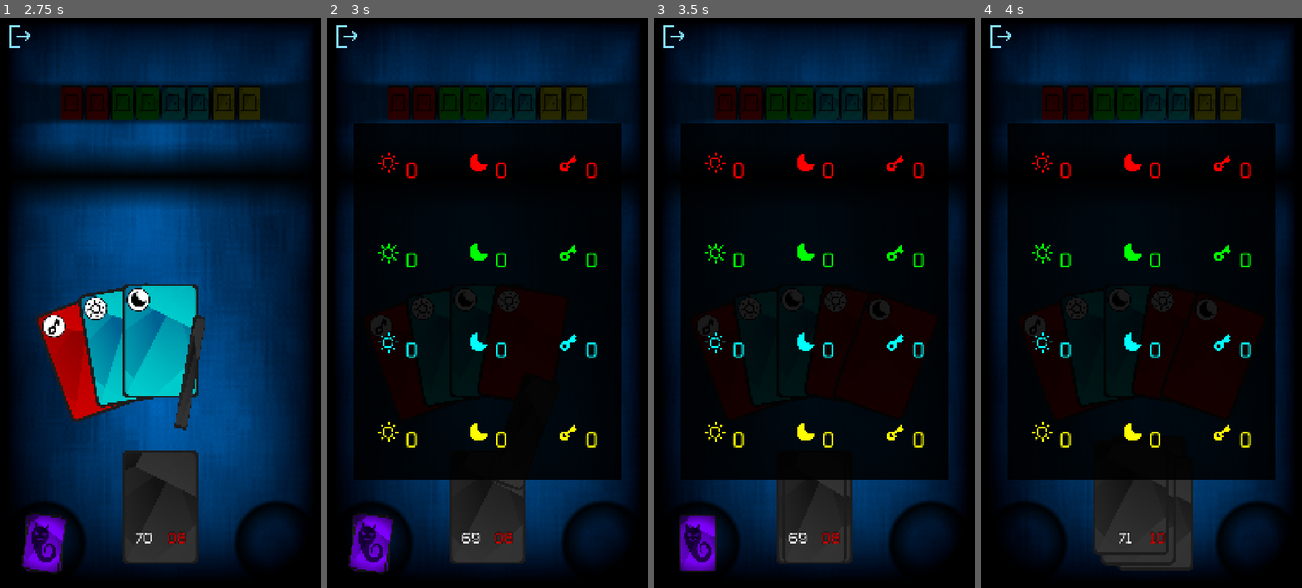
Above: before the commit, frames 1-4 (left to right).
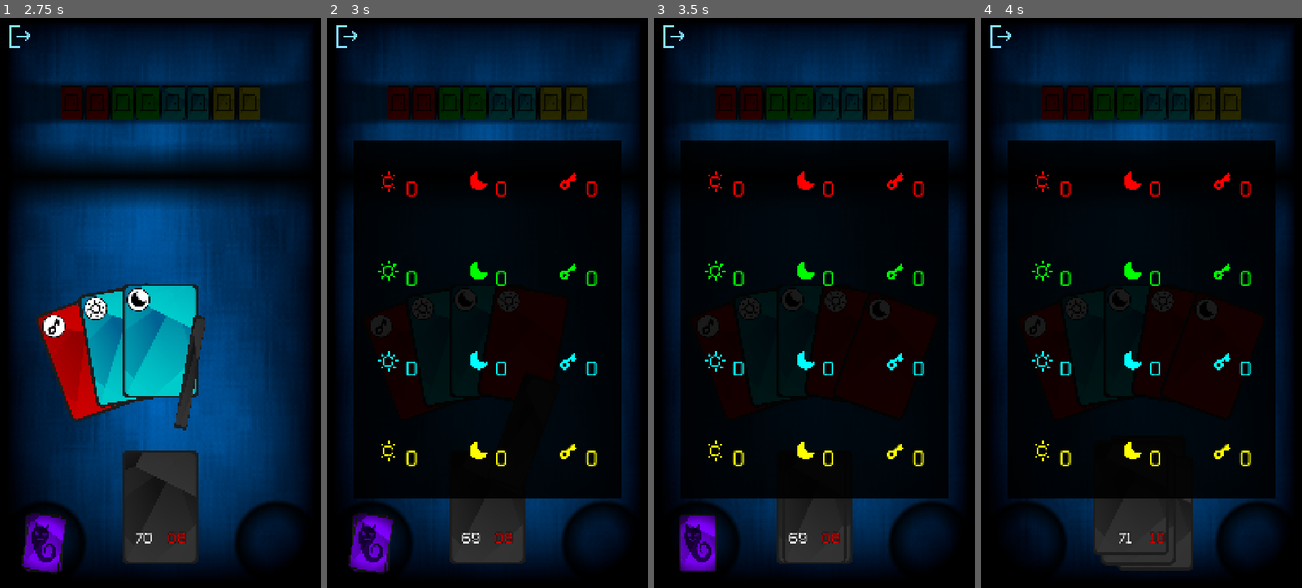
Above: after the commit, the same moments.

Repository: marcopar/Onirica
Game: Godot game, scene res://scenes/main_menu/main_menu.tscn
The game is run twice, just before and just after one commit, with the same random seed, the same clock (stepped at 60 frames per second) and the same inputs.
Inputs (mouse positions are in pixels of both pictures, inside the frame that each line leads up to):
- Up to frame 1 (2.75 s): click "NEW GAME" at 0.5 s; tap Enter at 1.25 s; drag from (160, 508) to (160, 177) at 1.27 s; drag from (160, 177) to (160, 508) at 2.02 s
- Up to frame 2 (3 s): move the mouse to (603, 542) at 2.77 s; click (603, 542) at 2.92 s
- Up to frame 3 (3.5 s): no input
- Up to frame 4 (4 s): drag from (1025, 542) to (1141, 177) at 3.52 s

Frame 1 is identical in both runs. In frame 2, 8.0% of the frame differs, in the area x 8-92%, y 18-85%; in frame 3, 8.0%; in frame 4, 8.0%.

Commit message:
Fix gui winlose panel positio, lose with 5 doors prophecy

Diff:
--- a/project/scenes/main/main.gd
+++ b/project/scenes/main/main.gd
@@ -15,12 +15,12 @@
 @onready var open_door_panel: OpenDoorPanel = $OpenDoorPanel
 @onready var card_presentation_marker: Marker2D = $CardPresentationMarker
 @onready var prophecy_panel: ProphecyPanel = $ProphecyPanel
-@onready var exit_button: TextureButton = $MenuBar/MarginContainer/ExitButton
-@onready var discard_panel_container: Control = $DiscardPanelContainer
-@onready var discard_panel: DiscardPanel = $DiscardPanelContainer/DiscardPanel
-@onready var win_lose_panel_container: Control = $WinLosePanelContainer
-@onready var win_panel: Control = $WinLosePanelContainer/WinPanel
-@onready var lose_panel: Control = $WinLosePanelContainer/LosePanel
+@onready var exit_button: TextureButton = $GUI/VBoxContainer/MenuBar/ExitButton
+@onready var discard_panel_container: Control = $GUI/VBoxContainer/MainArea/DiscardPanelContainer
+@onready var discard_panel: DiscardPanel = $GUI/VBoxContainer/MainArea/DiscardPanelContainer/DiscardPanel
+@onready var win_lose_panel_container: Control = $GUI/VBoxContainer/MainArea/WinLosePanelContainer
+@onready var win_panel: Control = $GUI/VBoxContainer/MainArea/WinLosePanelContainer/WinPanel
+@onready var lose_panel: Control = $GUI/VBoxContainer/MainArea/WinLosePanelContainer/LosePanel
 
 const CARD = preload("uid://fib6nrvub15n")
 
@@ -68,6 +68,7 @@
 			continue
 		while GameManager.hand[hand_position] == null:
 			if GameManager.deck_model.get_number_of_cards() == 0:
+				show_lose_panel()
 				return null
 			var card_model: CardModel = GameManager.deck_model.get_next_card()
 			card = create_card(card_model, card_container, deck.position, Card.FULL_SIZE, true, Constants.DRAGGING_BASE_Z)
@@ -176,9 +177,16 @@
 
 func open_prophecy_panel() -> void:
 	set_hand_freezed(true)
-	var first_5_cards: Array[CardModel] =  GameManager.deck_model.deck.slice(0, 5)
+	var first_5_cards: Array[CardModel] =  GameManager.deck_model.deck.slice(0, min(5,  GameManager.deck_model.get_number_of_cards()))
 	prophecy_panel.card_models = first_5_cards
 	prophecy_panel.set_panel_enabled(true)
+	var all_doors: bool = true
+	for card_model in first_5_cards:
+		if card_model.type != CardManager.CARD_TYPE.DOOR:
+			all_doors = false
+			break
+	if all_doors:
+		show_lose_panel()
 
 func card_added_to_limbo(card: Card) -> void:
 	GameManager.card_added_to_limbo(card)
--- a/project/scenes/main/main.tscn
+++ b/project/scenes/main/main.tscn
@@ -121,28 +121,31 @@
 z_index = 199
 position = Vector2(-3, 1179)
 
-[node name="MenuBar" type="Control" parent="."]
+[node name="GUI" type="Control" parent="."]
+custom_minimum_size = Vector2(1080, 1920)
 layout_mode = 3
-anchors_preset = 10
-anchor_right = 1.0
+anchors_preset = 0
 offset_right = 1080.0
 offset_bottom = 1920.0
-grow_horizontal = 2
-size_flags_horizontal = 3
 mouse_filter = 2
 
-[node name="MarginContainer" type="MarginContainer" parent="MenuBar"]
-layout_mode = 1
-anchors_preset = 10
+[node name="VBoxContainer" type="VBoxContainer" parent="GUI"]
+layout_mode = 1
+anchors_preset = 15
 anchor_right = 1.0
-offset_bottom = 120.0
-grow_horizontal = 2
+anchor_bottom = 1.0
+grow_horizontal = 2
+grow_vertical = 2
+mouse_filter = 2
+
+[node name="MenuBar" type="MarginContainer" parent="GUI/VBoxContainer"]
+layout_mode = 2
 theme_override_constants/margin_left = 20
 theme_override_constants/margin_top = 20
 theme_override_constants/margin_right = 20
 theme_override_constants/margin_bottom = 0
 
-[node name="ExitButton" type="TextureButton" parent="MenuBar/MarginContainer"]
+[node name="ExitButton" type="TextureButton" parent="GUI/VBoxContainer/MenuBar"]
 modulate = Color(0.5254902, 0.8862745, 1, 1)
 custom_minimum_size = Vector2(100, 100)
 layout_mode = 2
@@ -151,17 +154,23 @@
 ignore_texture_size = true
 stretch_mode = 4
 
-[node name="DiscardPanelContainer" type="Control" parent="."]
-visible = false
-custom_minimum_size = Vector2(1080, 1920)
-layout_mode = 3
-anchors_preset = 0
-offset_right = 1080.0
-offset_bottom = 1920.0
+[node name="MainArea" type="Control" parent="GUI/VBoxContainer"]
+layout_mode = 2
+size_flags_vertical = 3
+mouse_filter = 2
+
+[node name="DiscardPanelContainer" type="Control" parent="GUI/VBoxContainer/MainArea"]
+visible = false
+layout_mode = 1
+anchors_preset = 15
+anchor_right = 1.0
+anchor_bottom = 1.0
+grow_horizontal = 2
+grow_vertical = 2
 size_flags_horizontal = 3
 size_flags_vertical = 3
 
-[node name="DiscardPanel" parent="DiscardPanelContainer" instance=ExtResource("14_7smn1")]
+[node name="DiscardPanel" parent="GUI/VBoxContainer/MainArea/DiscardPanelContainer" instance=ExtResource("14_7smn1")]
 z_index = 1000
 custom_minimum_size = Vector2(900, 1200)
 layout_mode = 1
@@ -178,19 +187,16 @@
 size_flags_vertical = 3
 mouse_filter = 0
 
-[node name="WinLosePanelContainer" type="Control" parent="."]
-visible = false
-custom_minimum_size = Vector2(1080, 1920)
-layout_mode = 3
+[node name="WinLosePanelContainer" type="Control" parent="GUI/VBoxContainer/MainArea"]
+visible = false
+layout_mode = 1
 anchors_preset = 15
 anchor_right = 1.0
 anchor_bottom = 1.0
-offset_right = 1080.0
-offset_bottom = 1920.0
-grow_horizontal = 2
-grow_vertical = 2
-
-[node name="WinPanel" parent="WinLosePanelContainer" instance=ExtResource("15_raeie")]
+grow_horizontal = 2
+grow_vertical = 2
+
+[node name="WinPanel" parent="GUI/VBoxContainer/MainArea/WinLosePanelContainer" instance=ExtResource("15_raeie")]
 visible = false
 z_index = 2000
 layout_mode = 1
@@ -206,10 +212,10 @@
 size_flags_horizontal = 4
 size_flags_vertical = 4
 
-[node name="Label" parent="WinLosePanelContainer/WinPanel" index="3"]
+[node name="Label" parent="GUI/VBoxContainer/MainArea/WinLosePanelContainer/WinPanel" index="3"]
 label_settings = SubResource("LabelSettings_nvumn")
 
-[node name="LosePanel" parent="WinLosePanelContainer" instance=ExtResource("15_raeie")]
+[node name="LosePanel" parent="GUI/VBoxContainer/MainArea/WinLosePanelContainer" instance=ExtResource("15_raeie")]
 visible = false
 z_index = 2000
 layout_mode = 1
@@ -225,17 +231,17 @@
 size_flags_horizontal = 4
 size_flags_vertical = 4
 
-[node name="ColorRect" parent="WinLosePanelContainer/LosePanel/MarginContainer" index="0"]
+[node name="ColorRect" parent="GUI/VBoxContainer/MainArea/WinLosePanelContainer/LosePanel/MarginContainer" index="0"]
 color = Color(0.31, 0, 0, 1)
 
-[node name="Label" parent="WinLosePanelContainer/LosePanel" index="3"]
+[node name="Label" parent="GUI/VBoxContainer/MainArea/WinLosePanelContainer/LosePanel" index="3"]
 text = "Defeat!"
 label_settings = SubResource("LabelSettings_ou6is")
 
 [connection signal="area_entered" from="Deck" to="Deck" method="_on_area_entered"]
 [connection signal="area_exited" from="Deck" to="Deck" method="_on_area_exited"]
 [connection signal="input_event" from="Discard" to="." method="_on_discard_input_event"]
-[connection signal="pressed" from="MenuBar/MarginContainer/ExitButton" to="." method="_on_texture_button_pressed"]
-
-[editable path="WinLosePanelContainer/WinPanel"]
-[editable path="WinLosePanelContainer/LosePanel"]
+[connection signal="pressed" from="GUI/VBoxContainer/MenuBar/ExitButton" to="." method="_on_texture_button_pressed"]
+
+[editable path="GUI/VBoxContainer/MainArea/WinLosePanelContainer/WinPanel"]
+[editable path="GUI/VBoxContainer/MainArea/WinLosePanelContainer/LosePanel"]
